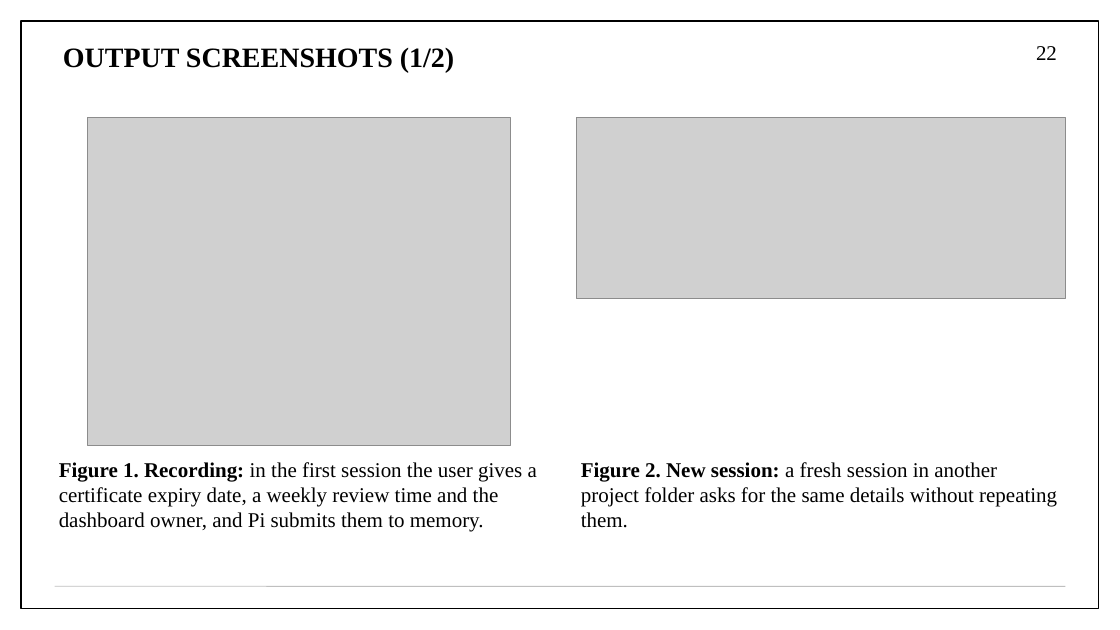
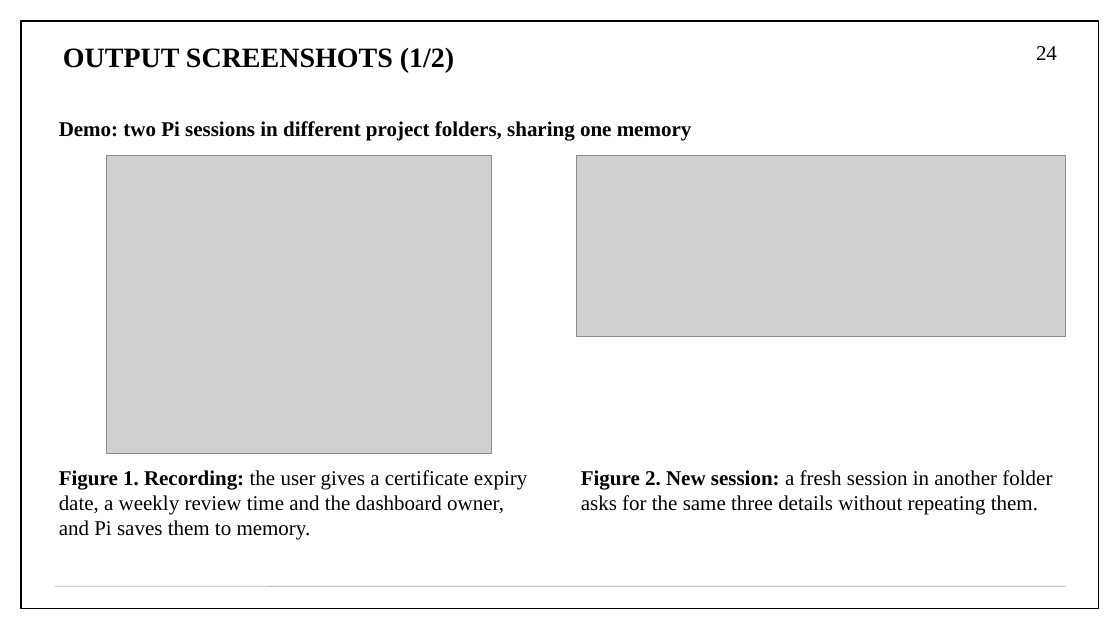
Before and after one commit to aryaniyaps/sdp-2026, a slide deck: slide 24 of P1_R2_13.pptx (slide 22 before the commit). Drawn at 1120x630 pixels with LibreOffice and Linux fonts; fonts in the diff are those of the drawing; grey boxes stand for pictures. Boxes give left, top, right and bottom in pixels: in the first picture for what was removed or moved away, otherwise in the second. Text is boxed around its words. In the diff, an @@ line names an element or a change of style, - is before the commit and + after.

Commit message:
Add a walkthrough and key terms to the review deck
The problem statement drops its example. A key-terms slide and the Maya
walkthrough now sit beside the architecture, the gaps are numbered and
the objectives point back to them, and each module and algorithm slide
links to the next. The results end with what is still missing, and a
short conclusion closes the deck. The text was rewritten after a
cold read for terms used before they were explained.

```diff
--- a/P1_R2_13.pptx
+++ b/P1_R2_13.pptx
@@ page number at bbox=[1036, 46, 1057, 60]: text changed @@
-22
+24
@@ text added at bbox=[59, 121, 692, 141], 18 pt, text #000000, bold @@
+Demo: two Pi sessions in different project folders, sharing one memory
@@ picture: place and size @@
-picture at bbox=[87, 118, 510, 445]
+picture at bbox=[107, 155, 492, 454]
@@ picture: place and size @@
-picture at bbox=[577, 118, 1066, 298]
+picture at bbox=[577, 155, 1066, 336]
@@ text at bbox=[59, 470, 528, 540]: text changed @@
-Figure 1. Recording: in the first session the user gives a certificate expiry date, a weekly review time and the dashboard owner, and Pi submits them to memory.
+Figure 1. Recording: the user gives a certificate expiry date, a weekly review time and the dashboard owner, and Pi saves them to memory.
@@ text at bbox=[581, 470, 1052, 515]: text changed @@
-Figure 2. New session: a fresh session in another project folder asks for the same details without repeating them.
+Figure 2. New session: a fresh session in another folder asks for the same three details without repeating them.
```
Also in this commit, not shown: 23 other slides changed, 4 slides added, 1 slide removed, 1 other file.
